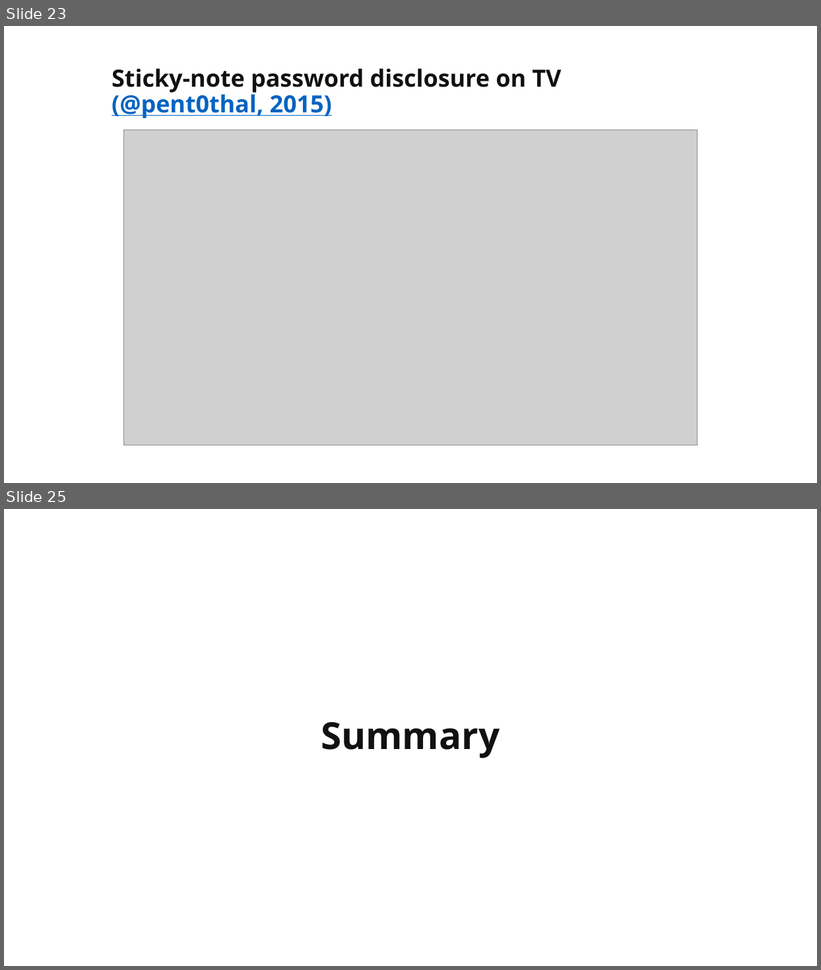
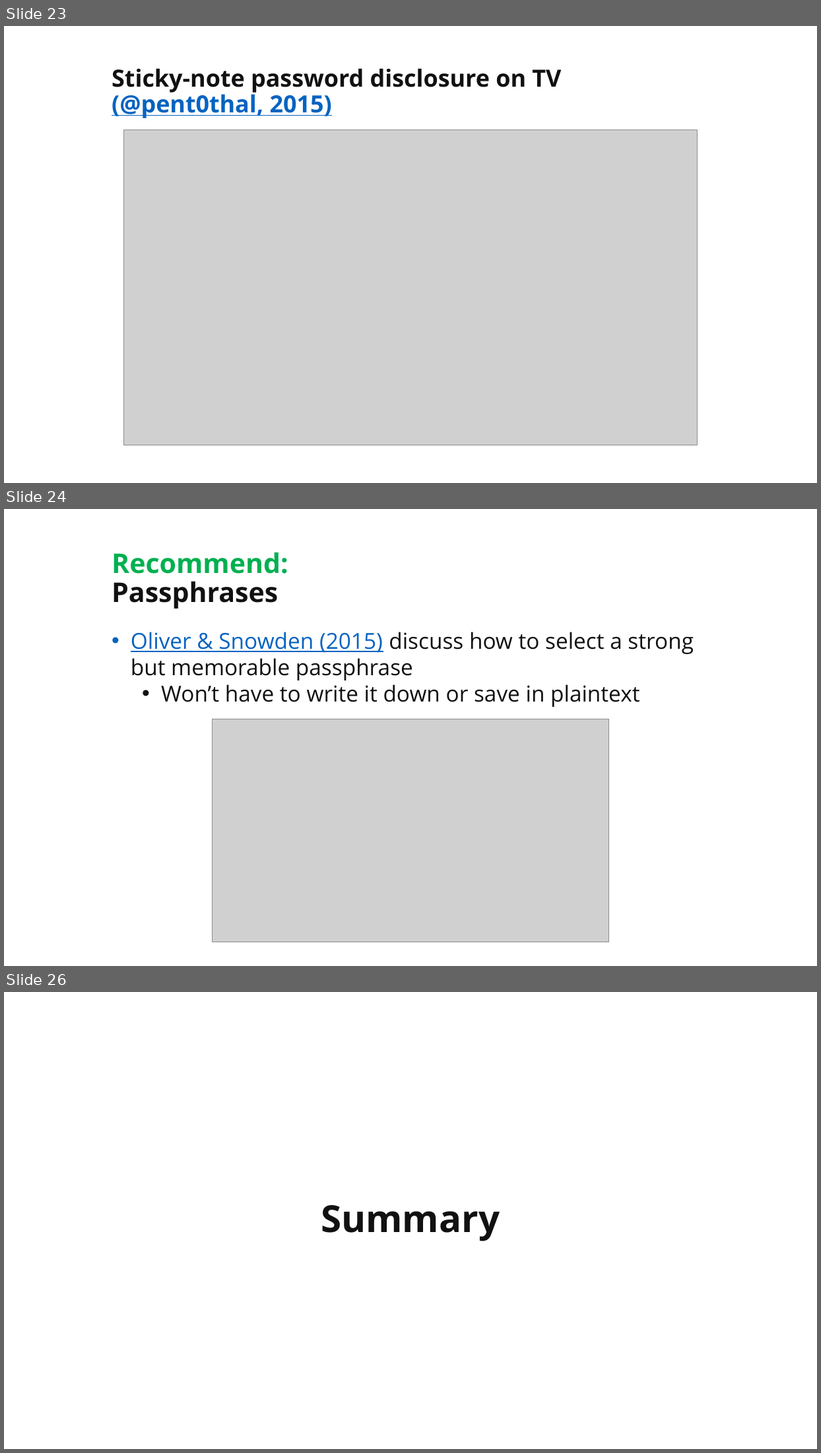
Before and after one commit to martymcflywa/ecu, a slide deck: year_1/sem_2/CSI1101_computer_security/0b_assignment_2_[22MAY15_0900]/dev/CSI1101_PONCE_A2_v03.pptx. Shown one above the other, each under a label of ours: slides 23 and 25 before the commit, slides 23, 24 and 26 after it; the slides between them are not shown. The pictures are 821x970 and 821x1453 pixels, drawn with LibreOffice and Linux fonts; fonts in the diff are those of the drawing; grey boxes stand for pictures. Boxes give left, top, right and bottom in pixels: in the first picture for what was removed or moved away, otherwise in the second. Text is boxed around its words. In the diff, an @@ line names an element or a change of style, - is before the commit and + after.

Commit message:
CSI1101 A2: added passphrases recommendation

```diff
--- a/year_1/sem_2/CSI1101_computer_security/0b_assignment_2_[22MAY15_0900]/dev/CSI1101_PONCE_A2_v03.pptx
+++ b/year_1/sem_2/CSI1101_computer_security/0b_assignment_2_[22MAY15_0900]/dev/CSI1101_PONCE_A2_v03.pptx
@@ slide 24 added at (x1=4, y1=509, x2=817, y2=966), background #FFFFFF @@
@@ title added at (x1=112, y1=552, x2=288, y2=609), 32 pt, text #111111, bold @@
+Recommend:
+Passphrases
@@ text added at (x1=131, y1=632, x2=694, y2=707), 26 pt, text #111111 @@
+• Oliver & Snowden (2015) discuss how to select a strong but memorable passphrase
+  • Won’t have to write it down or save in plaintext
@@ picture added at (x1=212, y1=720, x2=609, y2=943) @@
@@ what was slide 25 is now slide 26 @@
```
Also in this commit, not shown: 1 slide changed.
